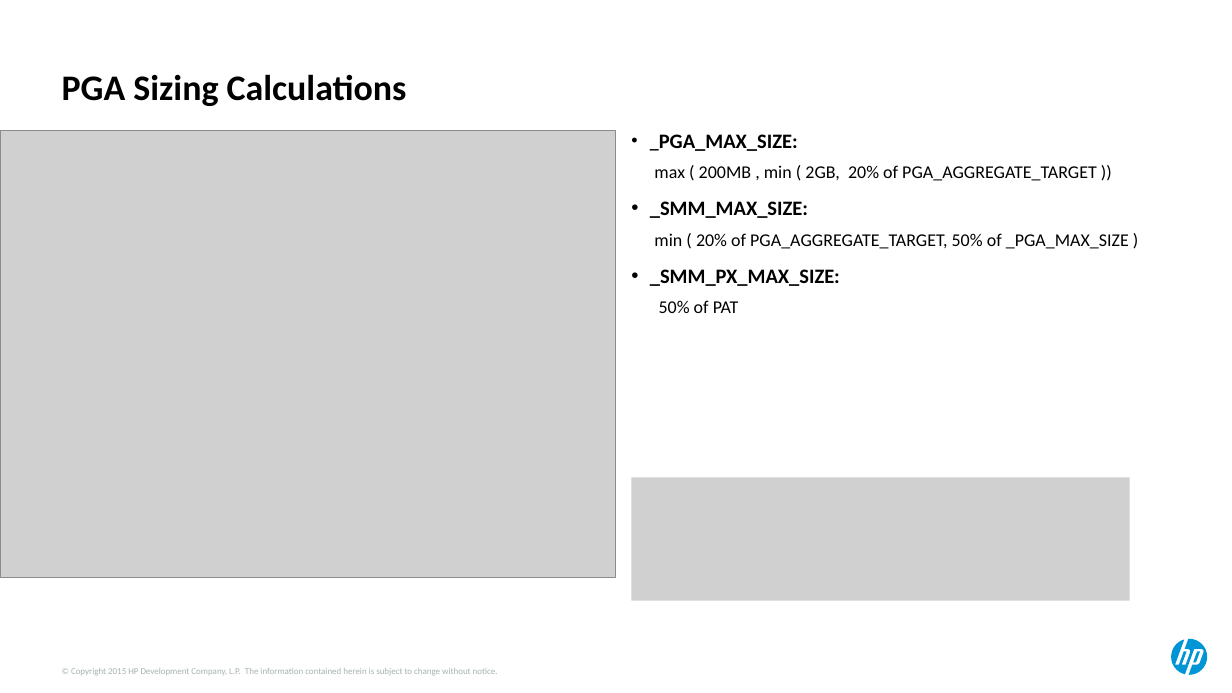
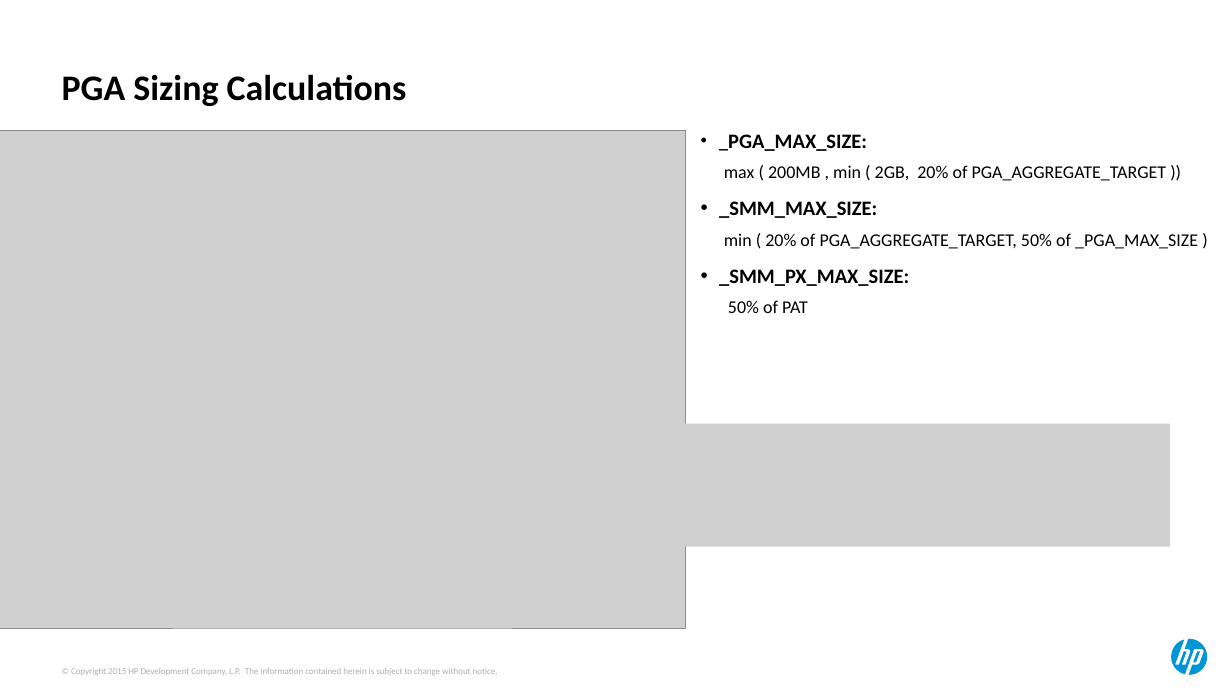
Before and after one commit to ndesilets/Group-13-HP-Big-Data-Analytics, a slide deck: slide 7 of Power Point Files/hotsos_2017 (combined).pptx (slide 10 before the commit). Drawn at 1232x693 pixels with LibreOffice and Linux fonts; fonts in the diff are those of the drawing; grey boxes stand for pictures. Boxes give left, top, right and bottom in pixels: in the first picture for what was removed or moved away, otherwise in the second. Text is boxed around its words. In the diff, an @@ line names an element or a change of style, - is before the commit and + after.

```diff
--- a/Power Point Files/hotsos_2017 (combined).pptx
+++ b/Power Point Files/hotsos_2017 (combined).pptx
@@ picture: place and size @@
-picture at [0, 130, 616, 578]
+picture at [0, 130, 686, 628]
@@ text "_PGA_MAX_SIZE:": place and size @@
-text "_PGA_MAX_SIZE:" at [650, 134, 1129, 313]
+text "_PGA_MAX_SIZE:" at [719, 134, 1198, 313]
@@ picture: place and size @@
-picture at [631, 478, 1129, 601]
+picture at [672, 423, 1170, 546]
```
Also in this commit, not shown: 14 other slides changed, 1 slide added, 1 slide removed.
